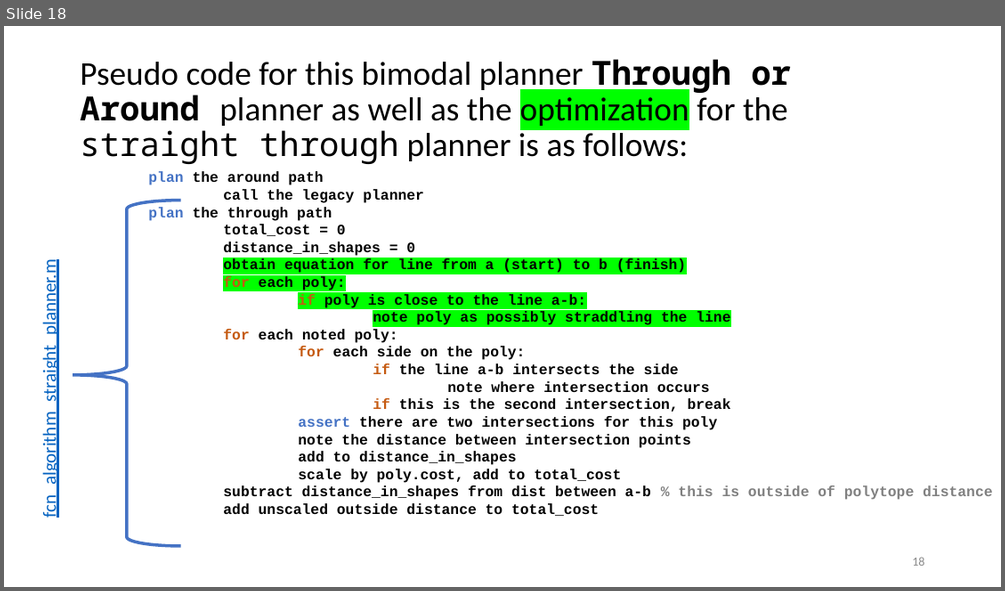
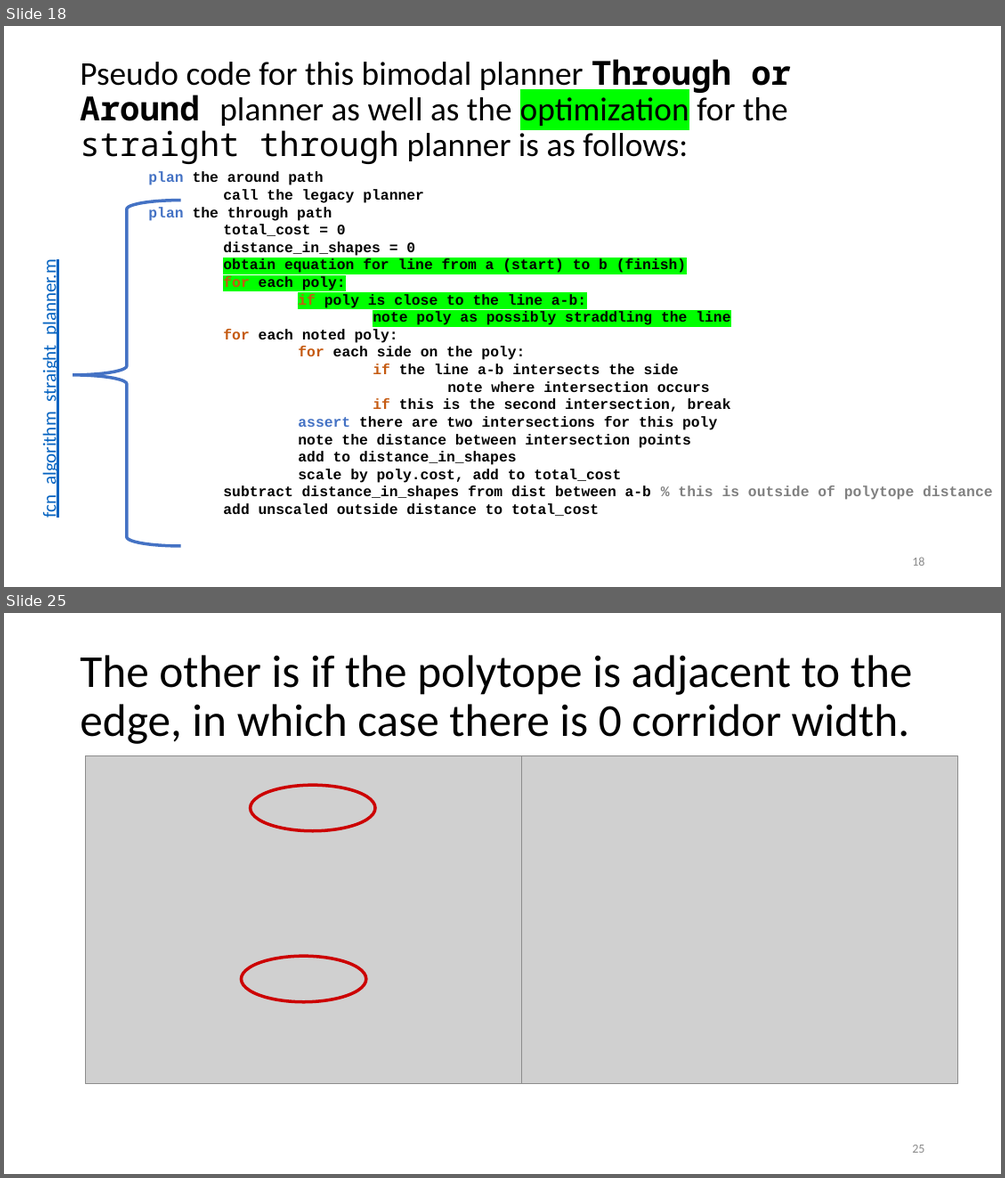
Before and after one commit to ivsg-psu/PathPlanning_GridFreePathPlanners_BoundedAStar, a slide deck: Documentation/bounded_astar_documentation.pptx. Shown one above the other, each under a label of ours: slide 18 before the commit, slides 18 and 25 after it; the slides between them are not shown. The pictures are 1005x591 and 1005x1178 pixels, drawn with LibreOffice and Linux fonts; fonts in the diff are those of the drawing; grey boxes stand for pictures. Boxes give left, top, right and bottom in pixels: in the first picture for what was removed or moved away, otherwise in the second. Text is boxed around its words. In the diff, an @@ line names an element or a change of style, - is before the commit and + after.

```diff
--- a/Documentation/bounded_astar_documentation.pptx
+++ b/Documentation/bounded_astar_documentation.pptx
@@ slide 25 added at bbox=[4, 613, 1001, 1174], background #FFFFFF @@
@@ title added at bbox=[80, 655, 913, 744], 44 pt, text #000000 @@
+The other is if the polytope is adjacent to the edge, in which case there is 0 corridor width.
@@ picture added at bbox=[86, 755, 521, 1083] @@
@@ picture added at bbox=[521, 755, 957, 1083] @@
@@ ellipse added at bbox=[250, 785, 375, 831], outline #CC0000 3 pt @@
@@ ellipse added at bbox=[241, 957, 366, 1002], outline #CC0000 3 pt @@
@@ page number added at bbox=[912, 1144, 924, 1152], 12 pt, text #8C8C8C @@
+25
```
Also in this commit, not shown: 7 other slides added, 2 other files.
